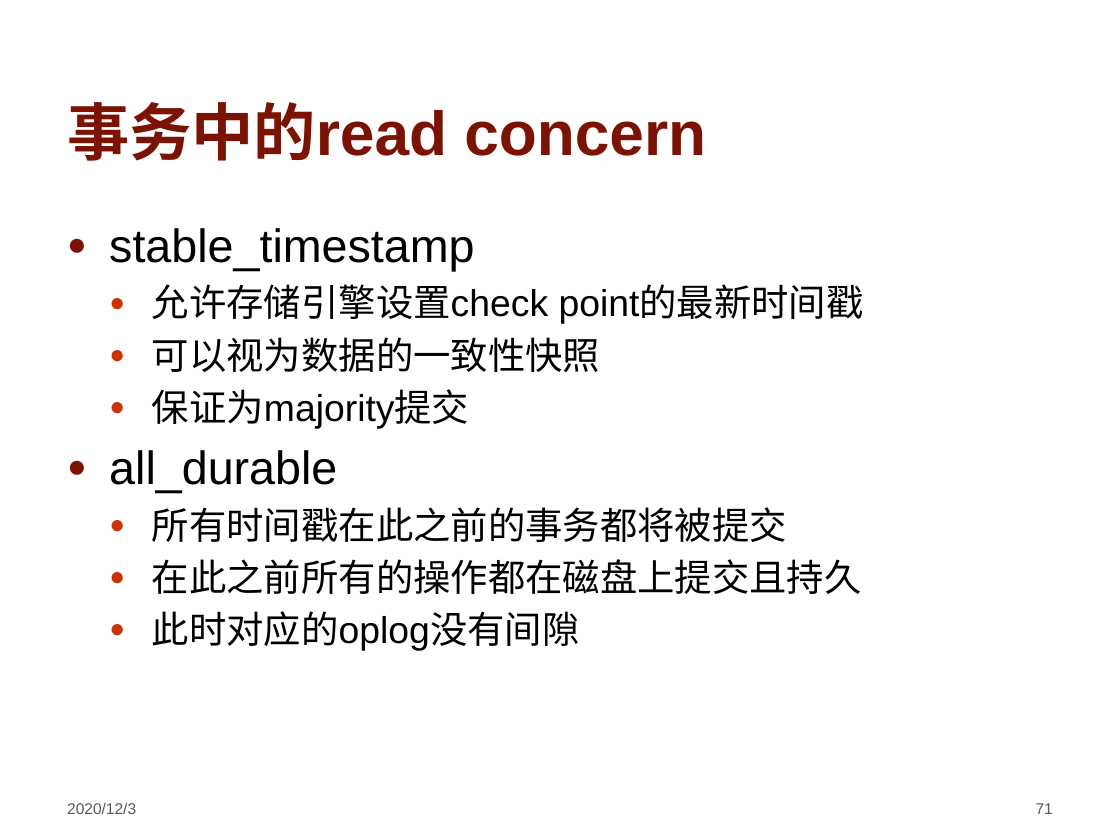
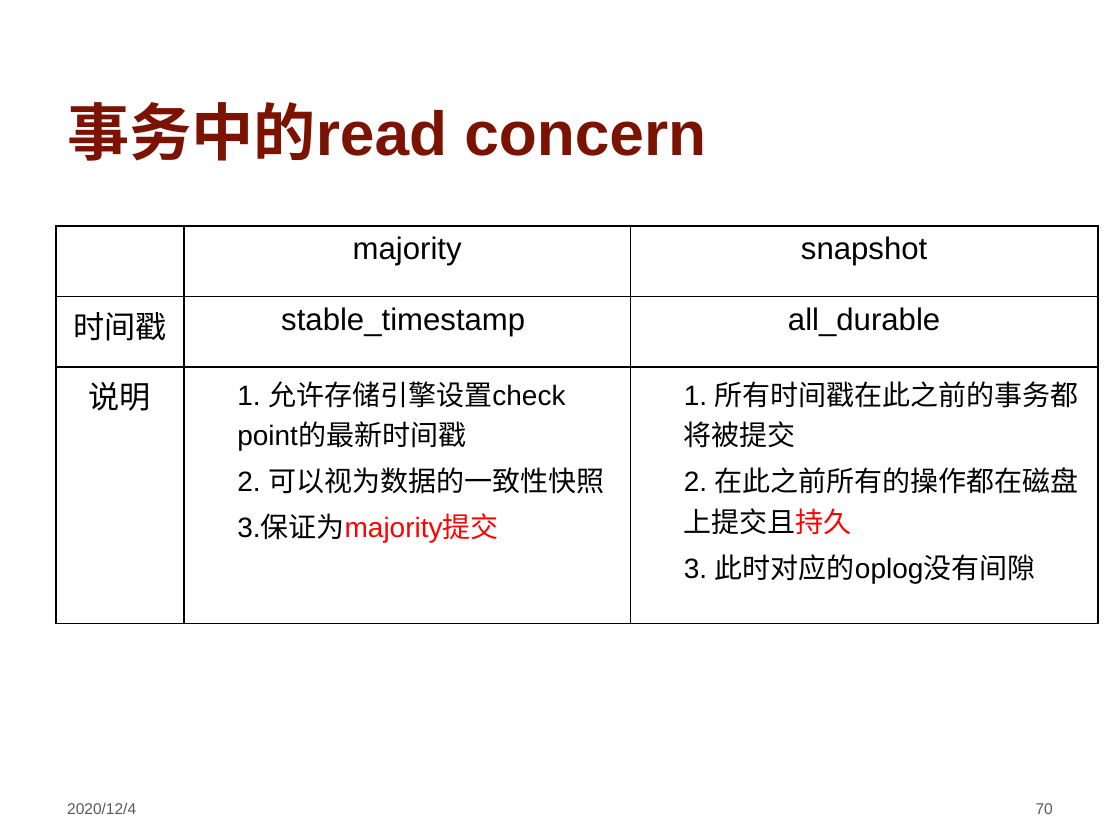
Before and after one commit to hengxin/awesome-dbs, a slide deck: slide 70 of ppt/Introduction-of-Transactions-in-MongoDB.pptx (slide 71 before the commit). Drawn at 1120x840 pixels with LibreOffice and Linux fonts; fonts in the diff are those of the drawing; background and template pictures are left out. Boxes give left, top, right and bottom in pixels: in the first picture for what was removed or moved away, otherwise in the second. Text is boxed around its words. In the diff, an @@ line names an element or a change of style, - is before the commit and + after.

Commit message:
update slides

```diff
--- a/ppt/Introduction-of-Transactions-in-MongoDB.pptx
+++ b/ppt/Introduction-of-Transactions-in-MongoDB.pptx
@@ table added at (x1=56, y1=226, x2=1098, y2=594), 3 rows, 3 columns @@
+ | majority | snapshot
+时间戳 | stable_timestamp | all_durable
+说明 | 1. 允许存储引擎设置check point的最新时间戳 / 2. 可以视为数据的一致性快照 / 3.保证为majority提交 | 1. 所有时间戳在此之前的事务都将被提交 / 2. 在此之前所有的操作都在磁盘上提交且持久 / 3. 此时对应的oplog没有间隙
@@ text removed at (x1=109, y1=228, x2=864, y2=651) @@
-● stable_timestamp
-  ● 允许存储引擎设置check point的最新时间戳
-  ● 可以视为数据的一致性快照
-  ● 保证为majority提交
-● all_durable
-  ● 所有时间戳在此之前的事务都将被提交
-  ● 在此之前所有的操作都在磁盘上提交且持久
-  ● 此时对应的oplog没有间隙
@@ text at (x1=67, y1=802, x2=136, y2=814): text changed @@
-2020/12/3
+2020/12/4
@@ page number at (x1=1036, y1=803, x2=1053, y2=814): text changed @@
-71
+70
```
Also in this commit, not shown: 65 other slides changed, 5 slides added, 6 slides removed.
